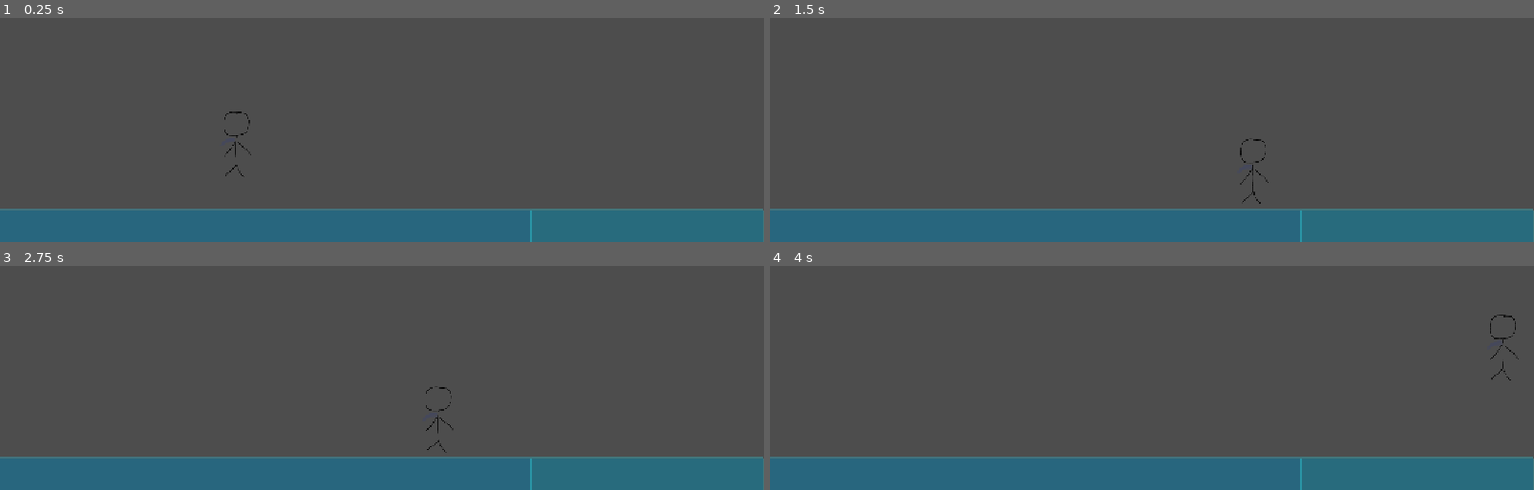
Above: before the commit, frames 1-4 (two rows, left to right).
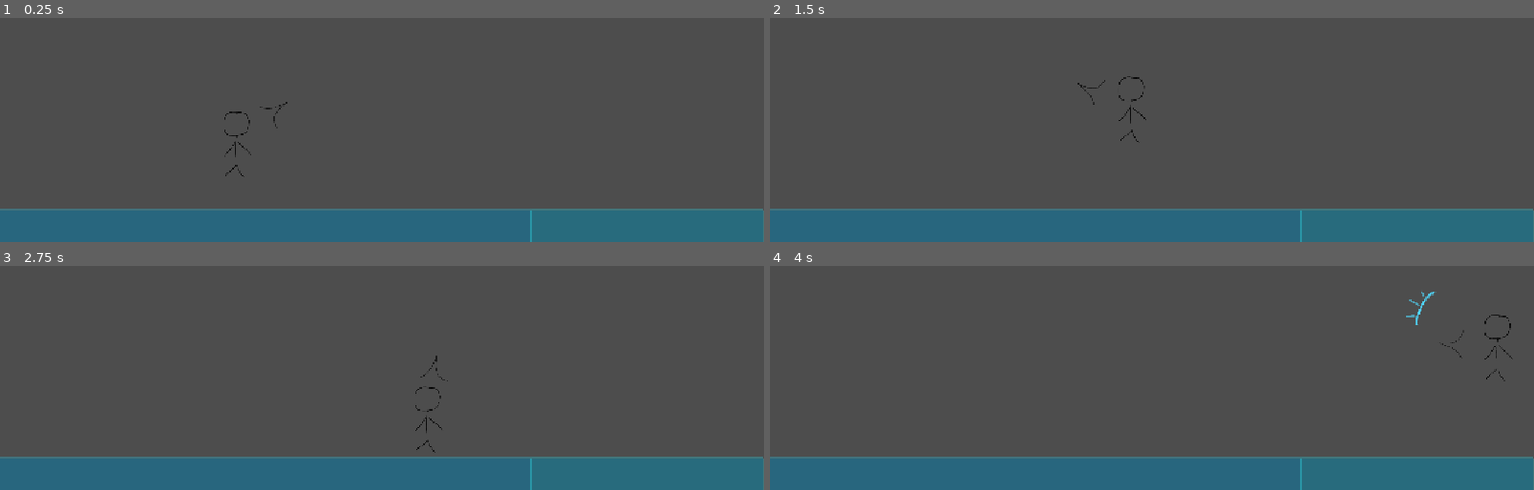
Above: after the commit, the same moments.

Repository: JoshuaChuGames/heat
Game: Godot game, scene res://level.tscn
Two runs of this game, one before a commit and one after it. Both use one fixed random seed, a clock stepped at 60 frames per second and the inputs below. The project has no main scene, so this scene is started directly.
Inputs (mouse positions are in pixels of both pictures, inside the frame that each line leads up to):
- Up to frame 1 (0.25 s): no input
- Up to frame 2 (1.5 s): move the mouse to (outside the picture) at 0.52 s; press the mouse at (outside the picture) at 0.53 s; hold D (right) from 0.53 s (still down); tap W (up) at 0.77 s; right-click (outside the picture) at 0.8 s; move the mouse to (999, 49) at 1.27 s; release the mouse at (999, 49) at 1.28 s; right-click (999, 49) at 1.35 s
- Up to frame 3 (2.75 s): tap W (up) at 1.52 s; click (229, 297) at 1.55 s; move the mouse to (outside the picture) at 2.02 s; release D (right) at 2.03 s; press the mouse at (outside the picture) at 2.03 s; hold A (left) from 2.03 s (still down); right-click (outside the picture) at 2.3 s
- Up to frame 4 (4 s): move the mouse to (1113, 362) at 2.77 s; release A (left) at 2.78 s; release the mouse at (1113, 362) at 2.78 s; hold D (right) from 2.78 s (still down); right-click (1113, 362) at 2.85 s; tap W (up) at 3.02, 3.77 s; click (1113, 362) at 3.05 s; move the mouse to (1381, 339) at 3.52 s; press the mouse at (1381, 339) at 3.53 s; right-click (1381, 339) at 3.8 s

The runs differ from the first frame. In frame 1, less than 0.1% of the frame differs, in the area x 34-38%, y 37-49%; in frame 2, 0.2%; in frame 3, 0.2%; in frame 4, 0.3%, in the area x 83-98%, y 11-52%.

Commit message:
parry, heat gauge, slashing

Diff:
--- a/aim_object.gd
+++ b/aim_object.gd
@@ -1,9 +1,20 @@
 extends Node2D
+class_name AimObject
 
 @onready var slash_sprite: AnimatedSprite2D = $SlashSprite
+@onready var slash_area: Area2D = $SlashArea
+@onready var parry_sprite: AnimatedSprite2D = $ParrySprite
+@onready var parry_area: Area2D = $ParryArea
+@onready var aim_indicator_sprite: Sprite2D = $AimIndicatorSprite
+
+@export var aim_indicator_distance: int = 300
+@export var slash_distance: int = 500
+@export var parry_distance: int = 500
 
 
 func show_slash():
+	slash_sprite.position = aim_indicator_sprite.position.normalized() * slash_distance
+	slash_sprite.rotation = aim_indicator_sprite.rotation
 	slash_sprite.show()
 	slash_sprite.play("slash")
 
@@ -11,5 +22,48 @@
 	slash_sprite.hide()
 	slash_sprite.stop()
 
+func show_parry():
+	parry_sprite.position = aim_indicator_sprite.position.normalized() * parry_distance
+	parry_sprite.rotation = aim_indicator_sprite.rotation
+	parry_sprite.show()
+	parry_sprite.play("parry")
+
+func hide_parry():
+	parry_sprite.hide()
+	parry_sprite.stop()
+
+func enable_slash_area(slash_duration: float):
+	slash_area.process_mode = Node.PROCESS_MODE_INHERIT
+
+	slash_area.rotation = aim_indicator_sprite.rotation
+
+	await get_tree().create_timer(slash_duration).timeout
+
+	slash_area.process_mode = Node.PROCESS_MODE_DISABLED
+
+
+func enable_parry_area(parry_duration: float):
+	parry_area.process_mode = Node.PROCESS_MODE_INHERIT
+
+	parry_area.rotation = aim_indicator_sprite.rotation
+
+	await get_tree().create_timer(parry_duration).timeout
+
+	parry_area.process_mode = Node.PROCESS_MODE_DISABLED
+
 func _process(delta):
-	pass
+	var mouse_position: Vector2 = get_viewport().get_mouse_position()
+	var angle_to_aim = (mouse_position - global_position).angle() + PI/2
+
+	aim_indicator_sprite.position = (mouse_position - global_position).normalized() * aim_indicator_distance
+	aim_indicator_sprite.rotation = angle_to_aim
+
+func slash(slash_duration: float):
+	show_slash()
+	enable_slash_area(slash_duration)
+	slash_area.rotation = aim_indicator_sprite.rotation
+
+func parry(parry_duration: float):
+	show_parry()
+	enable_parry_area(parry_duration)
+	parry_area.rotation = aim_indicator_sprite.rotation
--- /dev/null
+++ b/heat_gauge.gd
@@ -0,0 +1,20 @@
+class_name HeatGauge
+
+var heat_data: HeatGaugeData
+
+var movement_speed: float = 0.0
+var attack_speed: float = 0.0
+var parry_speed: float = 0.0
+
+func calculate_movement_multiplier():
+	var k = heat_data.movement_speed_k
+	var max = heat_data.movement_speed_max
+
+	var multiplier = 1.0
+
+	var diminishing_returns = movement_speed / (movement_speed + k)
+	diminishing_returns *= max
+
+	multiplier *= max(diminishing_returns, 1)
+
+	return multiplier
--- /dev/null
+++ b/heat_gauge_data.gd
@@ -0,0 +1,9 @@
+extends Resource
+class_name HeatGaugeData
+
+@export var movement_speed_k: float = 100
+@export var attack_speed_k: float = 100
+@export var parry_speed_k: float = 100
+@export var movement_speed_max: float = 3
+@export var attack_speed_max: float = 3
+@export var parry_speed_max: float = 2
--- a/player.gd
+++ b/player.gd
@@ -1,23 +1,48 @@
 extends CharacterBody2D
 class_name Player
+
+@export var heat_data: HeatGaugeData
 
 @export var lateral_speed: int = 400
 @export var fast_fall_speed: int = 200
 @export var jump_speed: int = 600
 @export var gravity: float = 980
 @export var max_speed: float = 1000
+@export var parry_max_speed: float = 50
 
-@export var full_hop_input_duration: int = 0.25
-@export var full_hop_duration: int = 0.5
+@export var slash_delay: float = 0.25
+@export var slash_duration: float = 0.15
+
+@export var parry_delay: float = 0.75
+@export var parry_duration: float = 0.15
+
+
+@onready var aim_object: AimObject = $AimObject
 
 var jump_start_time: float = 0
-var is_jumping = true
-var is_full_hopping = true
+var slash_time: float = 0
+var parry_time: float = 0
+
+var is_jumping = false
+var is_slashing = false
+var is_parrying = false
+
+var heat: HeatGauge
 
 func _ready():
+	heat = HeatGauge.new()
+
+	if heat_data:
+		heat.heat_data = heat_data
 	pass
 
 func _process(delta):
+	var current_time = Time.get_ticks_msec()
+	if is_parrying && (current_time - parry_time) / 1000 > parry_delay:
+		is_parrying = false
+	if is_slashing && (current_time - slash_time) / 1000 > slash_delay:
+		is_slashing = false
+
 	pass
 
 func get_input():
@@ -26,12 +51,14 @@
 
 func calculate_velocity(delta):
 	var movement_vector = get_input()
-	movement_vector.x *= lateral_speed
-	movement_vector.y = max(movement_vector.y, 0) * fast_fall_speed
+	var movement_multiplier = heat.calculate_movement_multiplier()
+	movement_vector.x *= lateral_speed * movement_multiplier
+	movement_vector.y = max(movement_vector.y, 0) * fast_fall_speed * movement_multiplier
 
 	var new_y_velocity = velocity.y
 	if !is_on_floor():
 		new_y_velocity += gravity * delta
+
 	elif Input.is_action_just_pressed("up"):
 		is_jumping = true
 		jump_start_time = Time.get_ticks_msec()
@@ -50,9 +77,33 @@
 	var new_velocity: Vector2 = movement_vector
 	new_velocity.y += new_y_velocity
 
+	if is_parrying:
+		if new_velocity.x >= 0:
+			new_velocity.x = min(new_velocity.x, parry_max_speed)
+		else:
+			new_velocity.x = min(abs(new_velocity.x), parry_max_speed) * -1
+		if new_velocity.y >= 0:
+			new_velocity.y = min(new_velocity.y, parry_max_speed)
 	return new_velocity
 
 
 func _physics_process(delta):
 	velocity = calculate_velocity(delta)
 	move_and_slide()
+
+func _unhandled_input(event):
+	if is_parrying || is_slashing:
+		return
+	var current_time = Time.get_ticks_msec()
+	if event.is_action_pressed("primary"):
+		aim_object.slash(slash_duration)
+
+		heat.movement_speed += 10
+		print(heat.calculate_movement_multiplier())
+		is_slashing = true
+		slash_time = current_time
+
+	if event.is_action_pressed("secondary"):
+		aim_object.parry(parry_duration)
+		is_parrying = true
+		parry_time = current_time
--- a/player.tscn
+++ b/player.tscn
@@ -2,8 +2,15 @@
 
 [ext_resource type="Texture2D" uid="uid://oesojkojca4" path="res://Assets/Placeholder/player_placeholder.png" id="1_4flbx"]
 [ext_resource type="Script" uid="uid://cr3myncj4sike" path="res://player.gd" id="1_onrkg"]
+[ext_resource type="Script" uid="uid://mepp2pg0cv6b" path="res://heat_gauge_data.gd" id="2_2hs0m"]
 [ext_resource type="Script" uid="uid://dbam3b43e428n" path="res://aim_object.gd" id="3_hqtel"]
 [ext_resource type="Texture2D" uid="uid://c1iw1c352o5px" path="res://Assets/Placeholder/slash_placeholder.png" id="4_sweqy"]
+[ext_resource type="Texture2D" uid="uid://bl7mtnuqqqyhx" path="res://Assets/Placeholder/aim_indicator_placeholder.png" id="5_sweqy"]
+[ext_resource type="Texture2D" uid="uid://bhgogjtiwagb2" path="res://Assets/Placeholder/parry_placeholder.png" id="7_1jxqw"]
+
+[sub_resource type="Resource" id="Resource_1jxqw"]
+script = ExtResource("2_2hs0m")
+metadata/_custom_type_script = "uid://mepp2pg0cv6b"
 
 [sub_resource type="AtlasTexture" id="AtlasTexture_onrkg"]
 atlas = ExtResource("1_4flbx")
@@ -54,14 +61,53 @@
 "duration": 1.0,
 "texture": SubResource("AtlasTexture_b26j0")
 }],
-"loop": true,
+"loop": false,
 "name": &"slash",
-"speed": 8.0
+"speed": 12.0
+}]
+
+[sub_resource type="AtlasTexture" id="AtlasTexture_n7ghd"]
+atlas = ExtResource("7_1jxqw")
+region = Rect2(0, 0, 250, 250)
+
+[sub_resource type="AtlasTexture" id="AtlasTexture_nvl01"]
+atlas = ExtResource("7_1jxqw")
+region = Rect2(250, 0, 250, 250)
+
+[sub_resource type="AtlasTexture" id="AtlasTexture_ivps1"]
+atlas = ExtResource("7_1jxqw")
+region = Rect2(500, 0, 250, 250)
+
+[sub_resource type="AtlasTexture" id="AtlasTexture_urp6f"]
+atlas = ExtResource("7_1jxqw")
+region = Rect2(750, 0, 250, 250)
+
+[sub_resource type="SpriteFrames" id="SpriteFrames_bwjto"]
+animations = [{
+"frames": [{
+"duration": 1.0,
+"texture": SubResource("AtlasTexture_n7ghd")
+}, {
+"duration": 1.0,
+"texture": SubResource("AtlasTexture_nvl01")
+}, {
+"duration": 1.0,
+"texture": SubResource("AtlasTexture_ivps1")
+}, {
+"duration": 1.0,
+"texture": SubResource("AtlasTexture_urp6f")
+}],
+"loop": false,
+"name": &"parry",
+"speed": 12.0
 }]
 
 [node name="Player" type="CharacterBody2D" unique_id=245191176]
 scale = Vector2(0.25, 0.25)
 script = ExtResource("1_onrkg")
+heat_data = SubResource("Resource_1jxqw")
+lateral_speed = 600
+fast_fall_speed = 100
 
 [node name="AnimatedSprite2D" type="AnimatedSprite2D" parent="." unique_id=1703930791]
 sprite_frames = SubResource("SpriteFrames_i3pqv")
@@ -73,6 +119,33 @@
 script = ExtResource("3_hqtel")
 
 [node name="SlashSprite" type="AnimatedSprite2D" parent="AimObject" unique_id=396698357]
+visible = false
 sprite_frames = SubResource("SpriteFrames_n7ghd")
 animation = &"slash"
-frame_progress = 0.566168
+frame = 3
+frame_progress = 0.6347199
+
+[node name="AimIndicatorSprite" type="Sprite2D" parent="AimObject" unique_id=980681826]
+texture = ExtResource("5_sweqy")
+
+[node name="SlashArea" type="Area2D" parent="AimObject" unique_id=1452495016]
+collision_layer = 2
+collision_mask = 2
+
+[node name="CollisionShape2D" type="CollisionPolygon2D" parent="AimObject/SlashArea" unique_id=108383554]
+polygon = PackedVector2Array(-32, 0, -128, -512, -64, -544, 64, -544, 128, -512, 32, 0)
+
+[node name="ParryArea" type="Area2D" parent="AimObject" unique_id=986498435]
+collision_layer = 2
+collision_mask = 2
+
+[node name="CollisionShape2D" type="CollisionPolygon2D" parent="AimObject/ParryArea" unique_id=670955715]
+polygon = PackedVector2Array(-32, 0, -128, -512, -64, -544, 64, -544, 128, -512, 32, 0)
+
+[node name="ParrySprite" type="AnimatedSprite2D" parent="AimObject" unique_id=415152180]
+visible = false
+sprite_frames = SubResource("SpriteFrames_bwjto")
+animation = &"parry"
+
+[connection signal="animation_finished" from="AimObject/SlashSprite" to="AimObject" method="hide_slash"]
+[connection signal="animation_finished" from="AimObject/ParrySprite" to="AimObject" method="hide_parry"]
Binary file added: Assets/Placeholder/aim_indicator_placeholder.png
Not shown, added: Assets/Placeholder/aim_indicator_placeholder.png.import
Binary file added: Assets/Placeholder/parry_placeholder.png
Not shown, added: Assets/Placeholder/parry_placeholder.png.import
Binary file changed: Assets/Placeholder/slash_placeholder.png
Not shown, added: heat_gauge.gd.uid
Not shown, added: heat_gauge_data.gd.uid
Not shown, added: melee.gd.uid
Not shown, added: ranged.gd.uid
